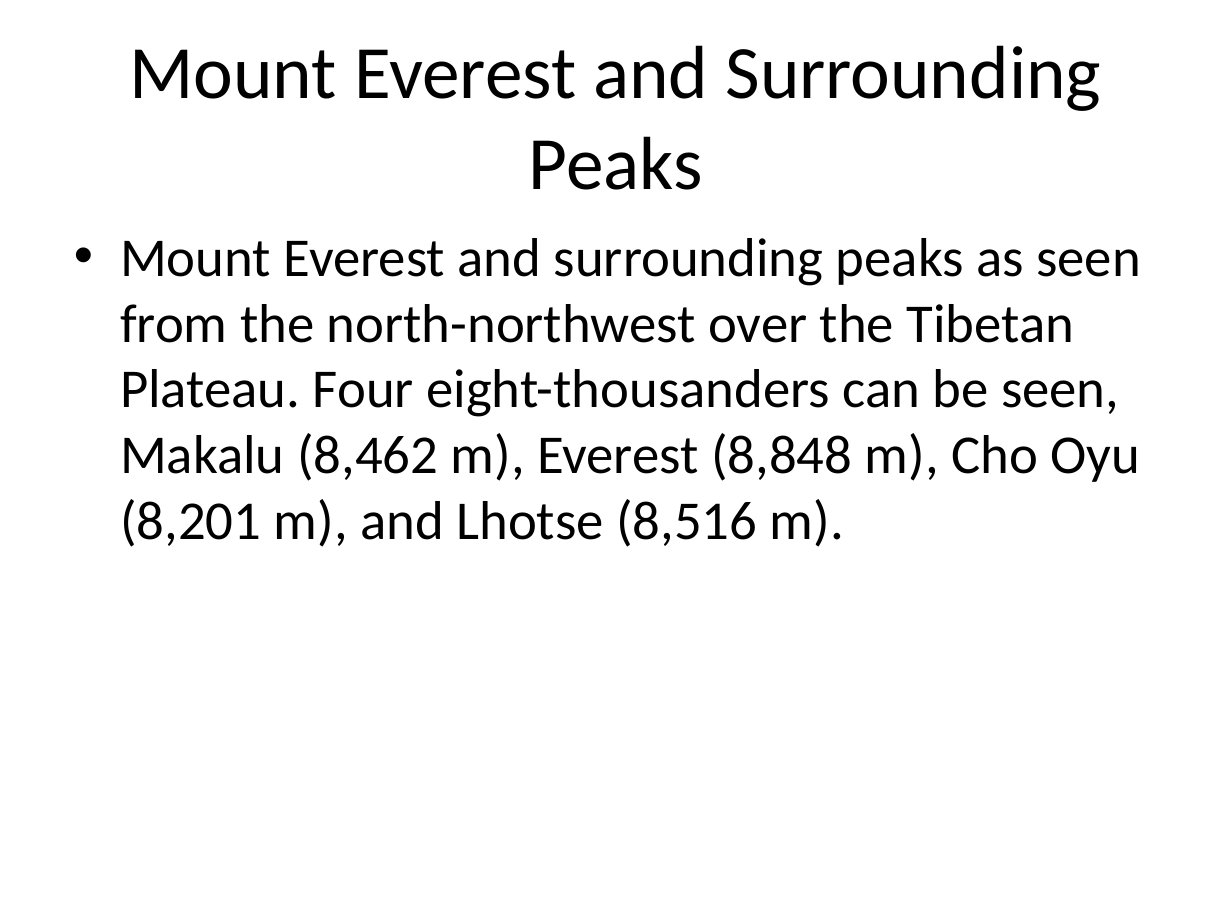
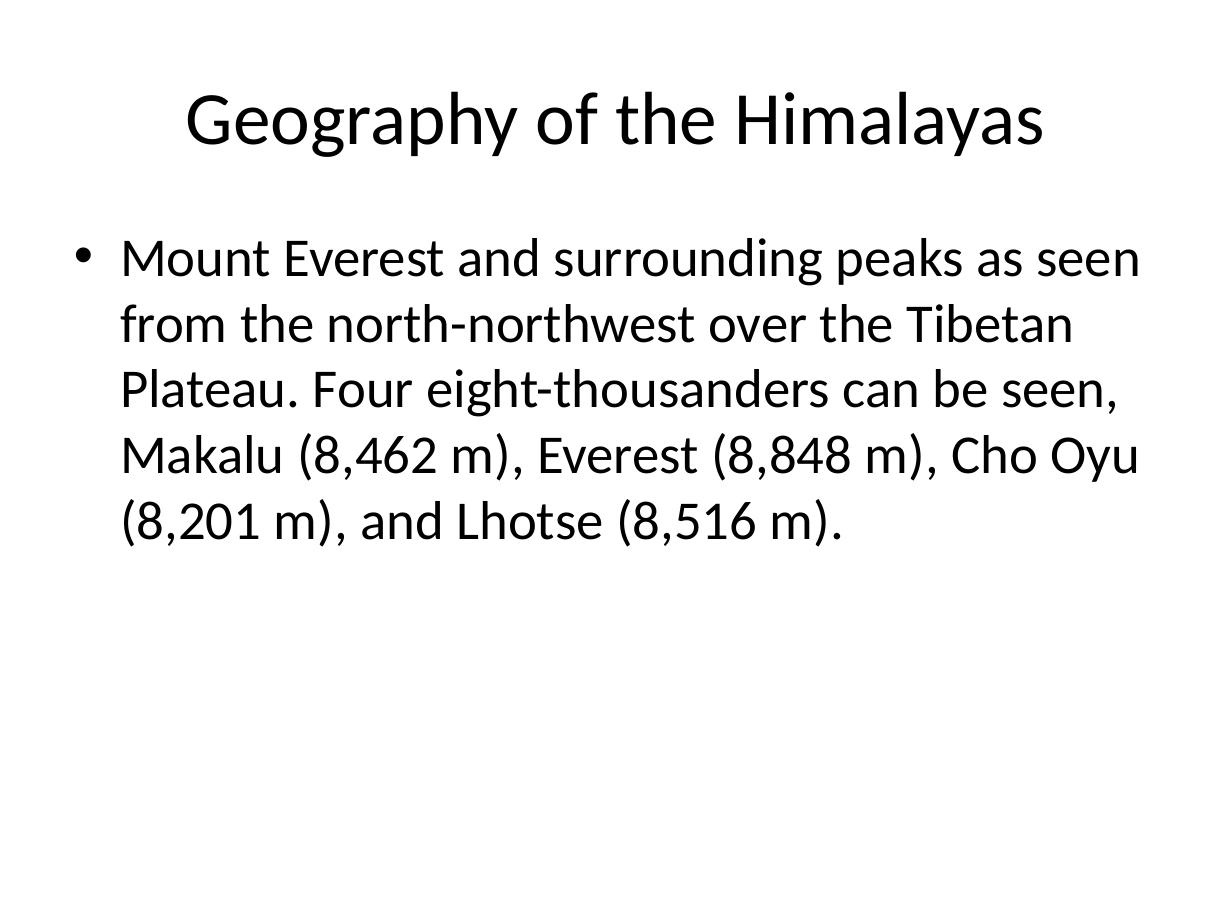
Before and after one commit to Abinayasankar-co/alsanotes, a slide deck: slide 3 of backend/business_performance_presentation.pptx (slide 4 before the commit). Drawn at 1232x924 pixels with LibreOffice and Linux fonts; fonts in the diff are those of the drawing. Boxes give left, top, right and bottom in pixels: in the first picture for what was removed or moved away, otherwise in the second. Text is boxed around its words. In the diff, an @@ line names an element or a change of style, - is before the commit and + after.

```diff
--- a/backend/business_performance_presentation.pptx
+++ b/backend/business_performance_presentation.pptx
@@ title at <box>186,91,1045,157</box>: text changed @@
-Mount Everest and Surrounding Peaks
+Geography of the Himalayas
```
Also in this commit, not shown: 3 other slides changed, 1 slide added, 4 slides removed, 9 other files.
